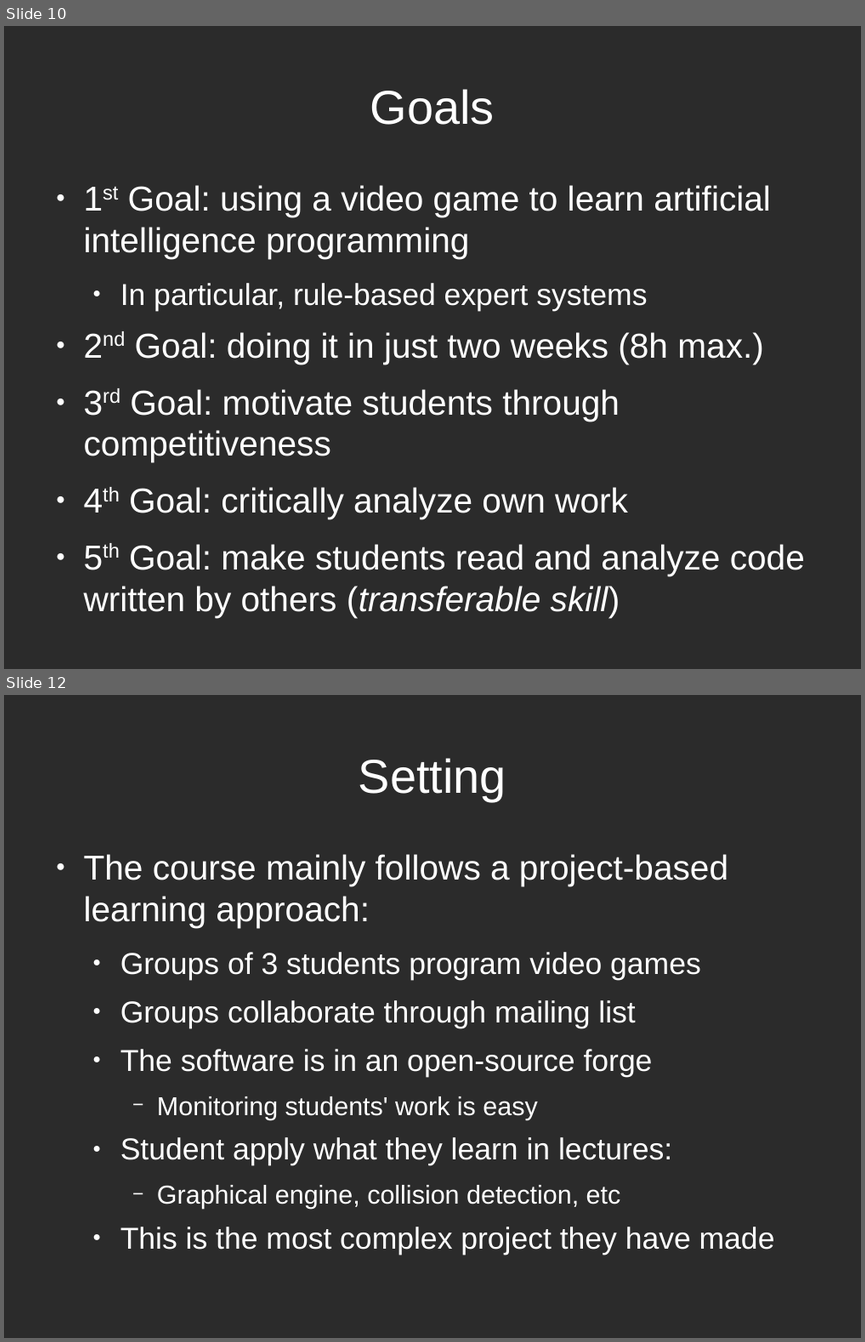
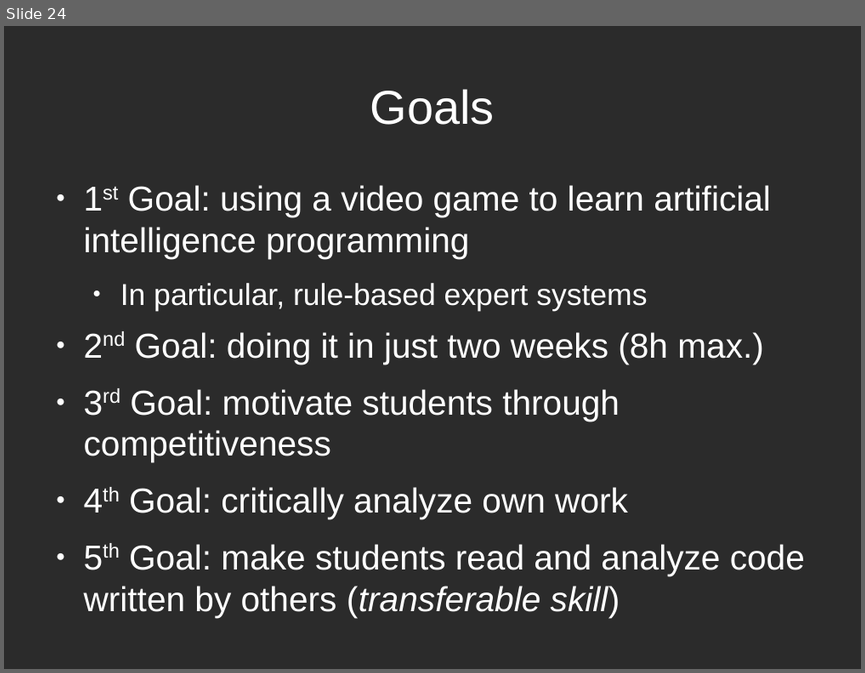
Before and after one commit to rompehielos013013013/gsiege, a slide deck: presentacion/Brunel2014/assessingCompetitions.odp. Shown one above the other, each under a label of ours: slides 10 and 12 before the commit, slide 24 after it; the slides between them are not shown. The pictures are 865x1342 and 865x673 pixels, drawn with LibreOffice and Linux fonts; fonts in the diff are those of the drawing; background and template pictures are left out; a plain dark background stands for a picture behind light text. Boxes give left, top, right and bottom in pixels: in the first picture for what was removed or moved away, otherwise in the second. Text is boxed around its words. In the diff, an @@ line names an element or a change of style, - is before the commit and + after.

```diff
--- a/presentacion/Brunel2014/assessingCompetitions.odp
+++ b/presentacion/Brunel2014/assessingCompetitions.odp
@@ slide 12 removed at (x1=4, y1=695, x2=861, y2=1338), background picture (left out) @@
@@ title removed at (x1=358, y1=758, x2=506, y2=801) @@
-Setting
@@ text removed at (x1=84, y1=854, x2=775, y2=1254) @@
-● The course mainly follows a project-based learning approach:
-  ● Groups of 3 students program video games
-  ● Groups collaborate through mailing list
-  ● The software is in an open-source forge
-    − Monitoring students' work is easy
-  ● Student apply what they learn in lectures:
-    − Graphical engine, collision detection, etc
-  ● This is the most complex project they have made
@@ what was slide 10 is now slide 24 @@
```
Also in this commit, not shown: 12 slides changed, 2 slides added, 5 other slides removed.
